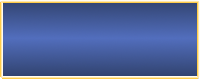
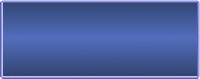
Revision of a layered (200, 79) image; what changed, layer by layer:
painted on "Sichtbar" over box(0, 0, 200, 79)
